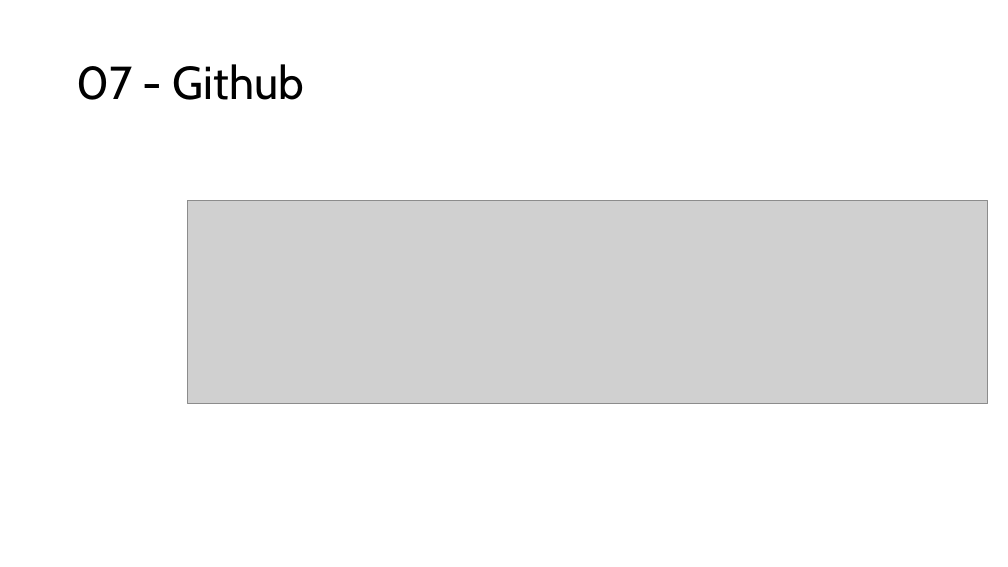
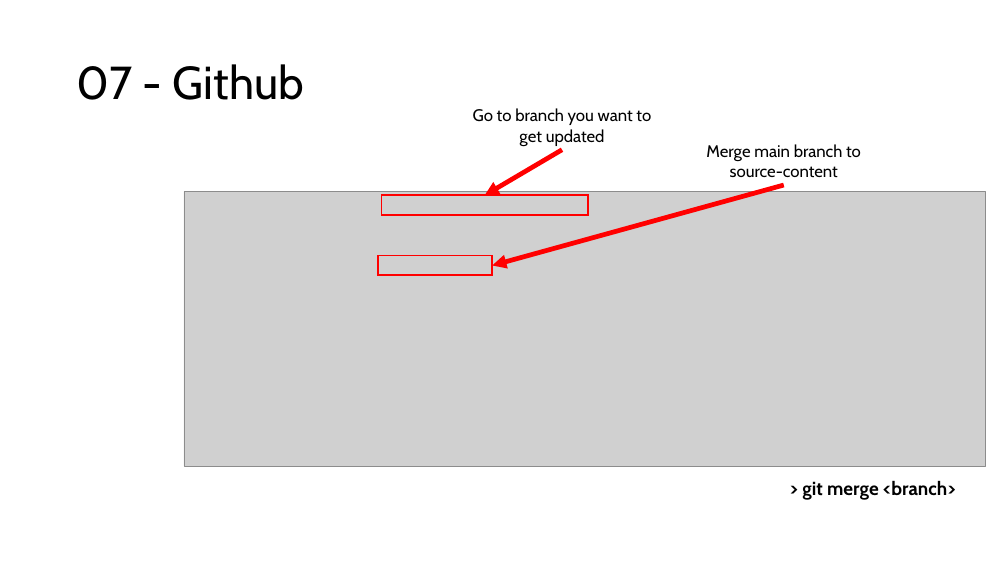
Before and after one commit to orgutier/GithubTraining, a slide deck: slide 28 of Git - GitHub training.pptx. Drawn at 1008x567 pixels with LibreOffice and Linux fonts; fonts in the diff are those of the drawing; grey boxes stand for pictures. Boxes give left, top, right and bottom in pixels: in the first picture for what was removed or moved away, otherwise in the second. Text is boxed around its words. In the diff, an @@ line names an element or a change of style, - is before the commit and + after.

Commit message:
Slides V1.3 github complete

```diff
--- a/Git - GitHub training.pptx
+++ b/Git - GitHub training.pptx
@@ text added at (473,108,651,146), 16 pt, text #000000 @@
+Go to branch you want to get updated
@@ text added at (706,144,861,178), 16 pt, text #000000 @@
+Merge main branch to source-content
@@ arrow added from (562, 150) to (485, 195), #FF0000 4.5 pt @@
@@ picture: place and size @@
-picture at (188,200,988,404)
+picture at (184,191,985,466)
@@ rectangle added at (382,195,588,215), outline #FF0000 1.5 pt @@
@@ arrow added from (784, 185) to (492, 265), #FF0000 4.5 pt @@
@@ rectangle added at (378,256,492,275), outline #FF0000 1.5 pt @@
@@ text added at (802,480,956,500), 18 pt, text #000000, bold @@
+> git merge <branch>
```
Also in this commit, not shown: 6 other slides changed.
